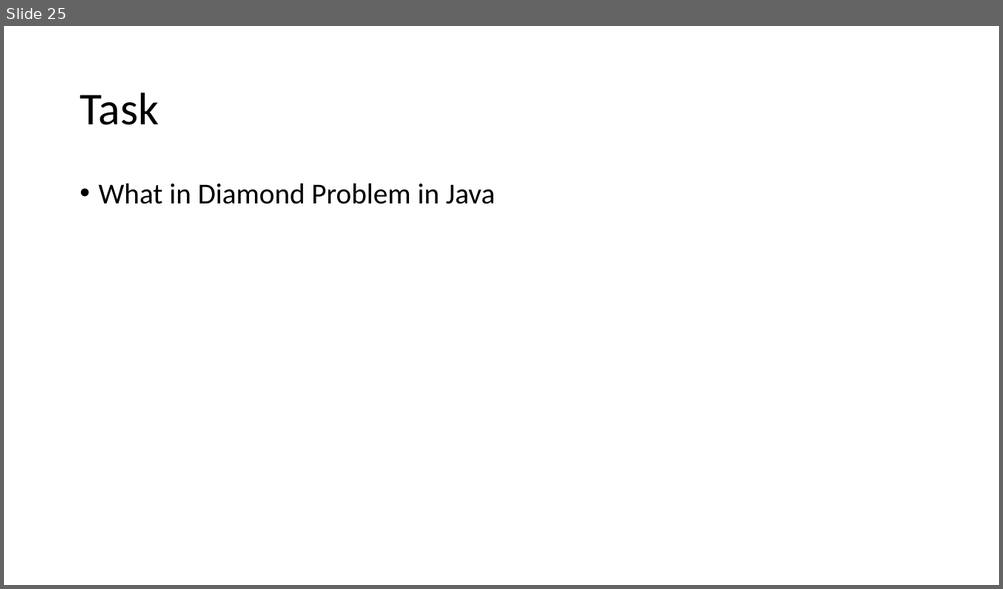
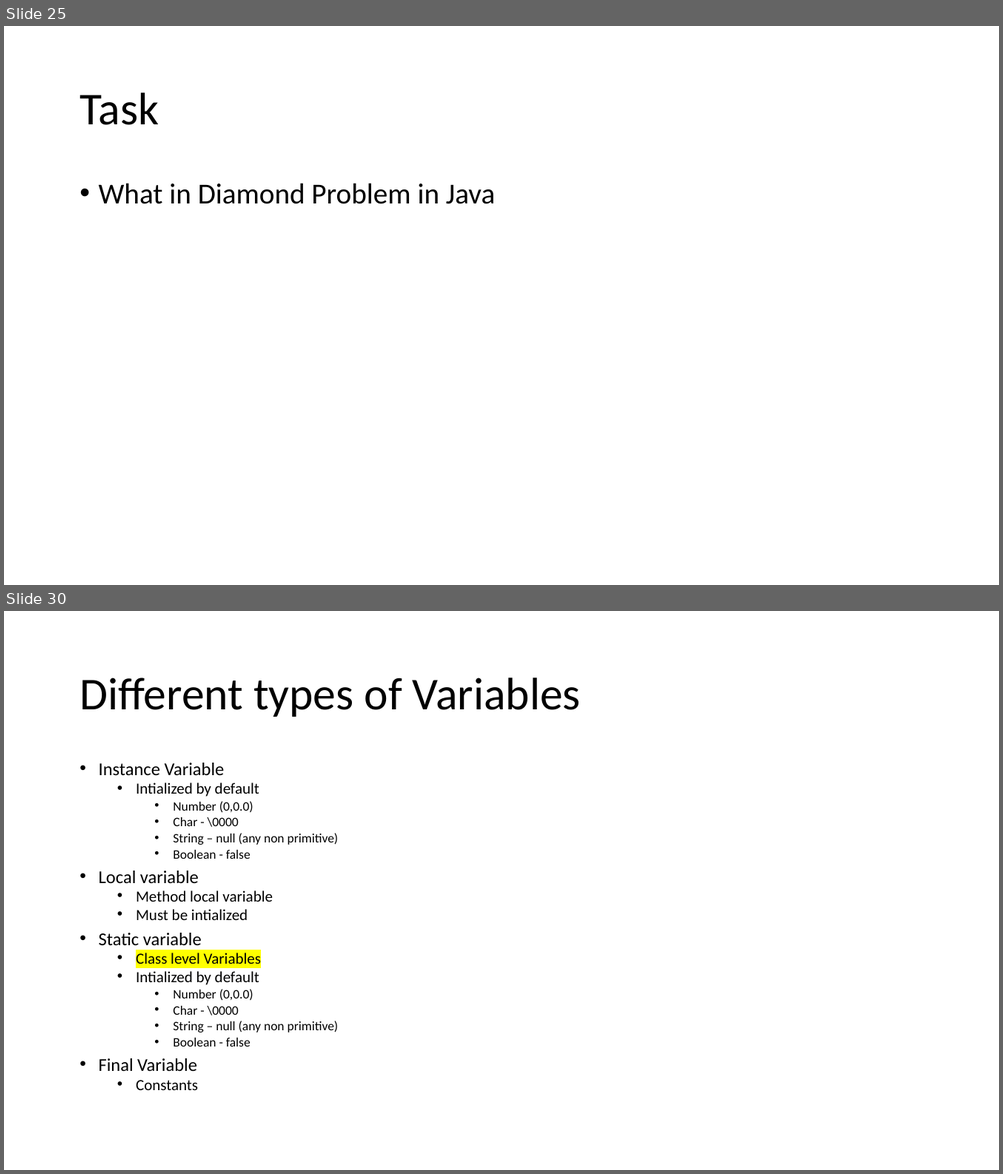
Before and after one commit to caprepo/java-jul, a slide deck: Java.pptx. Shown one above the other, each under a label of ours: slide 25 before the commit, slides 25 and 30 after it; the slides between them are not shown. The pictures are 1003x589 and 1003x1174 pixels, drawn with LibreOffice and Linux fonts; fonts in the diff are those of the drawing. Boxes give left, top, right and bottom in pixels: in the first picture for what was removed or moved away, otherwise in the second. Text is boxed around its words. In the diff, an @@ line names an element or a change of style, - is before the commit and + after.

```diff
--- a/Java.pptx
+++ b/Java.pptx
@@ slide 30 added at (4, 611, 999, 1170), background #FFFFFF @@
@@ title added at (79, 678, 580, 717), 44 pt, text #000000 @@
+Different types of Variables
@@ text added at (99, 763, 338, 1091), 12.5 pt, text #000000 @@
+• Instance Variable
+  • Intialized by default
+    • Number (0,0.0)
+    • Char - \0000
+    • String – null (any non primitive)
+    • Boolean - false
+• Local variable
+  • Method local variable
+  • Must be intialized
+• Static variable
+  • Class level Variables
+  • Intialized by default
+    • Number (0,0.0)
+    • Char - \0000
+    • String – null (any non primitive)
+    • Boolean - false
+• Final Variable
+  • Constants
```
Also in this commit, not shown: 1 slide changed, 20 other slides added, 1 other file.
